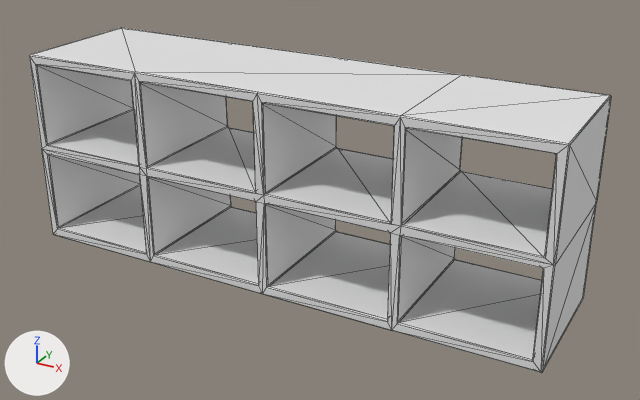
Before and after pictures for a commit that changed the glTF model static/models/shelf.glb.
One viewpoint serves both versions: a 50 mm lens placed at (4.05, -6.93, 3.23), pointed at (0.23, 0.01, -0.24). Lighting does not change. The marker at lower left points along +X, +Y and +Z. Mesh edges are drawn as thin lines.

Names of what the first picture shows: 'shelf'.
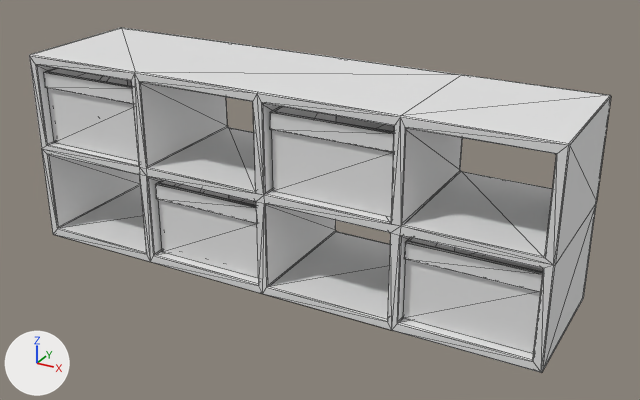
Edits to the bpy script that builds the scene:
```text
Add me_plane_010:
    me_plane_010.from_pydata(...)  # 320 vertices, 624 faces; spans x -3.28..1.93, y -0.63..0.63, z -1.37..0.34
Add ob_box:
    ob_box = bpy.data.objects.new('box', me_plane_010)
    ob_box.location = (0.675, 0.0, 0.476)
```

Pixel boxes [x1, y1, x2, y2] of what changed, in the pictures (640 x 400 px):
'box', added
    after: [43, 68, 543, 354]
